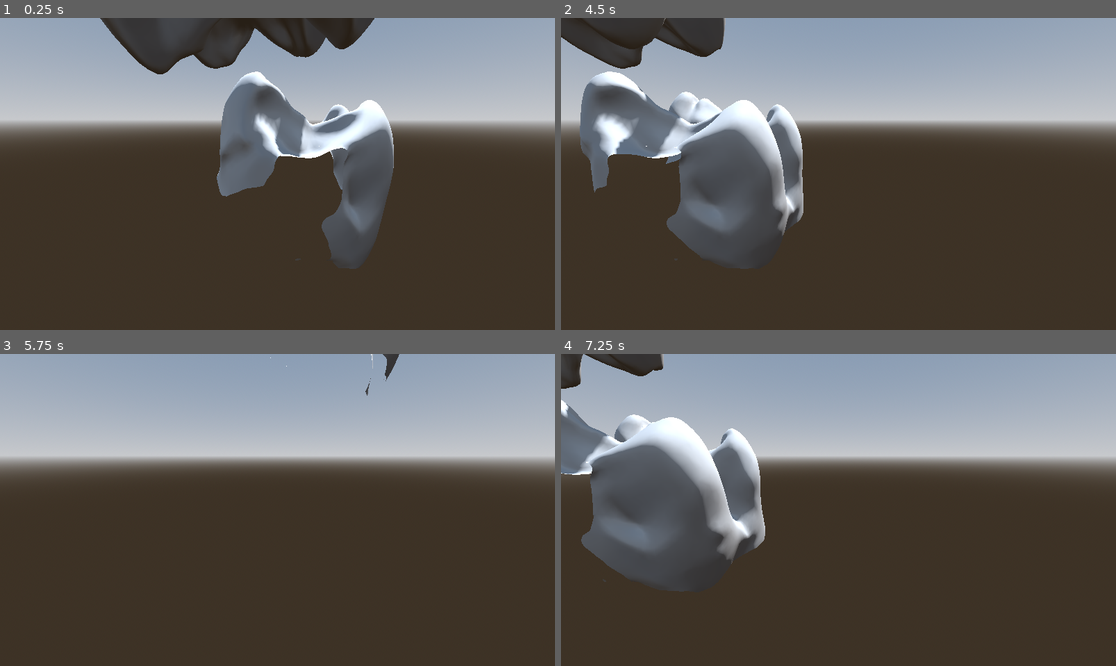
Above: before the commit, frames 1-4 (two rows, left to right).
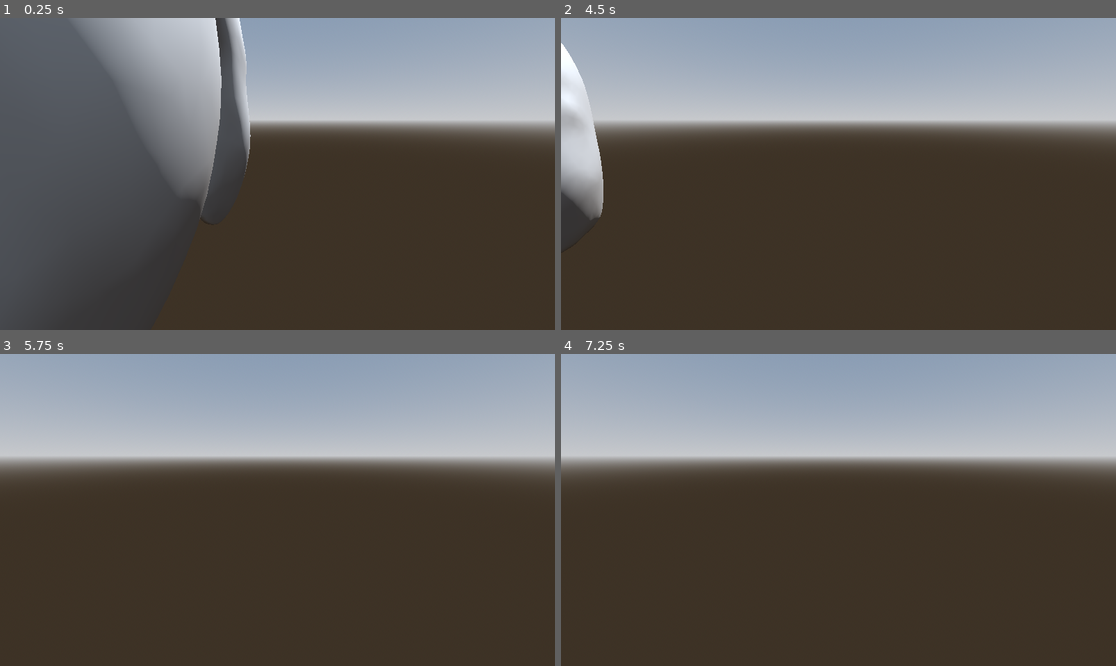
Above: after the commit, the same moments.

Repository: nialsiG/CHEETA
Game: Godot game, scene res://Scenes/world.tscn
Same seed, same stepped clock (60 frames per second), same inputs: the game is played once before the commit and once after it.
Inputs (mouse positions are in pixels of both pictures, inside the frame that each line leads up to):
- Up to frame 1 (0.25 s): no input
- Up to frame 2 (4.5 s): move the mouse to (960, 158) at 0.52 s; hold Right (ui_right) 0.53-1.28 s; click (960, 158) at 0.67 s; move the mouse to (727, 189) at 1.27 s; hold Down (ui_down) 1.28-2.03 s; move the mouse to (894, 105) at 2.02 s; hold Right (ui_right) 2.03-2.78 s; move the mouse to (810, 236) at 2.77 s; hold Up (ui_up) 2.78-3.53 s; click (810, 236) at 2.92 s; move the mouse to (1005, 220) at 3.52 s; hold Left (ui_left) from 3.53 s (still down); move the mouse to (672, 127) at 4.27 s
- Up to frame 3 (5.75 s): move the mouse to (305, 510) at 5.02 s; release Left (ui_left) at 5.03 s; hold Down (ui_down) from 5.03 s (still down); click (305, 510) at 5.17 s
- Up to frame 4 (7.25 s): move the mouse to (755, 432) at 5.77 s; release Down (ui_down) at 5.78 s; hold Right (ui_right) 5.78-6.53 s; move the mouse to (960, 494) at 6.52 s; hold Up (ui_up) from 6.53 s (still down)

The runs differ from the first frame. In frame 1, 43% of the frame differs, in the area x 0-71%, y 0-100%; in frame 2, 19%; in frame 3, 0.1%; in frame 4, 15%.

Commit message:
make mesh move along path

Diff:
--- /dev/null
+++ b/Cheeta/Scenes/lower.gd
@@ -0,0 +1,8 @@
+extends Node3D
+
+
+@onready var speed = 5.0
+@onready var path = $Path3D/PathFollow3D
+
+func _physics_process(delta):
+	path.progress += speed * delta
--- a/Cheeta/Scenes/world.tscn
+++ b/Cheeta/Scenes/world.tscn
@@ -1,8 +1,8 @@
-[gd_scene load_steps=7 format=3 uid="uid://dpjoefpe0kold"]
+[gd_scene load_steps=8 format=3 uid="uid://dpjoefpe0kold"]
 
-[ext_resource type="ArrayMesh" uid="uid://dmuwmwc8aoq4" path="res://Assets/Semnopithecus-entellus_USNM-49779_um2_60_0.55_-0.58.obj" id="1_y03pa"]
+[ext_resource type="Script" path="res://Scenes/lower.gd" id="1_5bihv"]
 [ext_resource type="PackedScene" uid="uid://6fv002hffeil" path="res://Scenes/player.tscn" id="2_llk3r"]
-[ext_resource type="ArrayMesh" uid="uid://b7tfx008pvdr7" path="res://Assets/Semnopithecus-entellus_USNM-49779_lm2_60_0.55_-0.58.obj" id="3_ptly3"]
+[ext_resource type="PackedScene" uid="uid://b7tfx008pvdr7" path="res://Assets/Semnopithecus-entellus_USNM-49779_lm2_60_0.55_-0.58.obj" id="3_ptly3"]
 
 [sub_resource type="ProceduralSkyMaterial" id="ProceduralSkyMaterial_q44wh"]
 sky_horizon_color = Color(0.64625, 0.65575, 0.67075, 1)
@@ -15,6 +15,13 @@
 background_mode = 2
 sky = SubResource("Sky_cb6wi")
 tonemap_mode = 2
+
+[sub_resource type="Curve3D" id="Curve3D_bisr0"]
+_data = {
+"points": PackedVector3Array(0, 0, 0, 0, 0, 0, -0.153429, -0.0143006, -1.5883, 0, 0, 0, 0, 0, 0, -0.172344, 0.316849, -0.0691938, 0, 0, 0, 0, 0, 0, -0.0482455, 0.2909, 1.88721, 0, 0, 0, 0, 0, 0, -0.288106, 0.139866, 3.41065, 0, 0, 0, 0, 0, 0, -0.151358, -0.38918, 4.03457, 0, 0, 0, 0, 0, 0, -0.110535, -0.802366, 2.2208, 0, 0, 0, 0, 0, 0, -0.33224, -0.80007, -0.261957, 0, 0, 0, 0, 0, 0, -0.266499, -0.547029, -1.23365, 0, 0, 0, 0, 0, 0, -0.153429, -0.0143006, -1.5883),
+"tilts": PackedFloat32Array(0, 0, 0, 0, 0, 0, 0, 0, 0)
+}
+point_count = 9
 
 [node name="world" type="Node3D"]
 transform = Transform3D(1, -0.000393621, 0.000378934, 0.000393996, 0.999999, -0.0010338, -0.000378543, 0.00103395, 0.999999, 0, 0, 0)
@@ -29,19 +36,25 @@
 [node name="teeth" type="Node3D" parent="."]
 transform = Transform3D(1, -1.70814e-11, 2.91038e-11, -7.61702e-12, 1, 0, -2.91038e-11, 0, 1, -2.73174, -2.32831e-10, 1.10961)
 
-[node name="upper" type="Node3D" parent="teeth"]
-
-[node name="Semnopithecus-entellusUsnm-49779Um2600_55-0_59" type="MeshInstance3D" parent="teeth/upper"]
-transform = Transform3D(0.999999, 2.32831e-10, 1.05501e-10, -9.48432e-11, -0.0488497, -0.998805, -1.16415e-10, 0.998806, -0.0488497, 1.57651, 4.84642, -0.744371)
-mesh = ExtResource("1_y03pa")
-skeleton = NodePath("../../..")
+[node name="upper" type="CharacterBody3D" parent="teeth"]
 
 [node name="lower" type="Node3D" parent="teeth"]
+script = ExtResource("1_5bihv")
 
-[node name="Semnopithecus-entellusUsnm-49779Lm2600_55-0_58" type="MeshInstance3D" parent="teeth/lower"]
-transform = Transform3D(-0.99958, -0.000601023, -0.0289465, -0.0289465, 0.0414938, 0.998719, 0.000600874, 0.999138, -0.0414938, 3.89618, -0.00452646, -2.89356)
-mesh = ExtResource("3_ptly3")
-skeleton = NodePath("../../..")
+[node name="Path3D" type="Path3D" parent="teeth/lower"]
+transform = Transform3D(1, 0, 0, 0, 1, 0, 0, 0, 1, 0, 0, 3)
+curve = SubResource("Curve3D_bisr0")
+
+[node name="PathFollow3D" type="PathFollow3D" parent="teeth/lower/Path3D"]
+transform = Transform3D(0.999984, 0, 0, 0, 0.999984, 0, 0, 0, 0.999988, -0.153429, -0.0143006, -1.5883)
+rotation_mode = 0
+use_model_front = true
+
+[node name="Node3D" type="Node3D" parent="teeth/lower/Path3D/PathFollow3D"]
+transform = Transform3D(1, 0, 0, 0, -4.37114e-08, 1, 0, -1, -4.37114e-08, 0, 0, 0)
+
+[node name="Semnopithecus-entellus_USNM-49779_lm2_60_0_55_-0_58" parent="teeth/lower/Path3D/PathFollow3D/Node3D" instance=ExtResource("3_ptly3")]
+transform = Transform3D(-0.99993, -8.00355e-11, -0.0124509, 0.00265169, 0.977065, -0.212958, 0.0121652, -0.212974, -0.976987, -0.135841, 0.315012, 1.37804)
 
 [node name="player" parent="." instance=ExtResource("2_llk3r")]
 transform = Transform3D(1, -1.33412e-10, 1.16415e-10, -6.57963e-11, 1, 0, -8.73115e-11, 0, 1, 0.00469702, 1.5672, 6.29654)
Not shown, changed: Cheeta/Assets/Semnopithecus-entellus_USNM-49779_lm2_60_0.55_-0.58.obj.import
